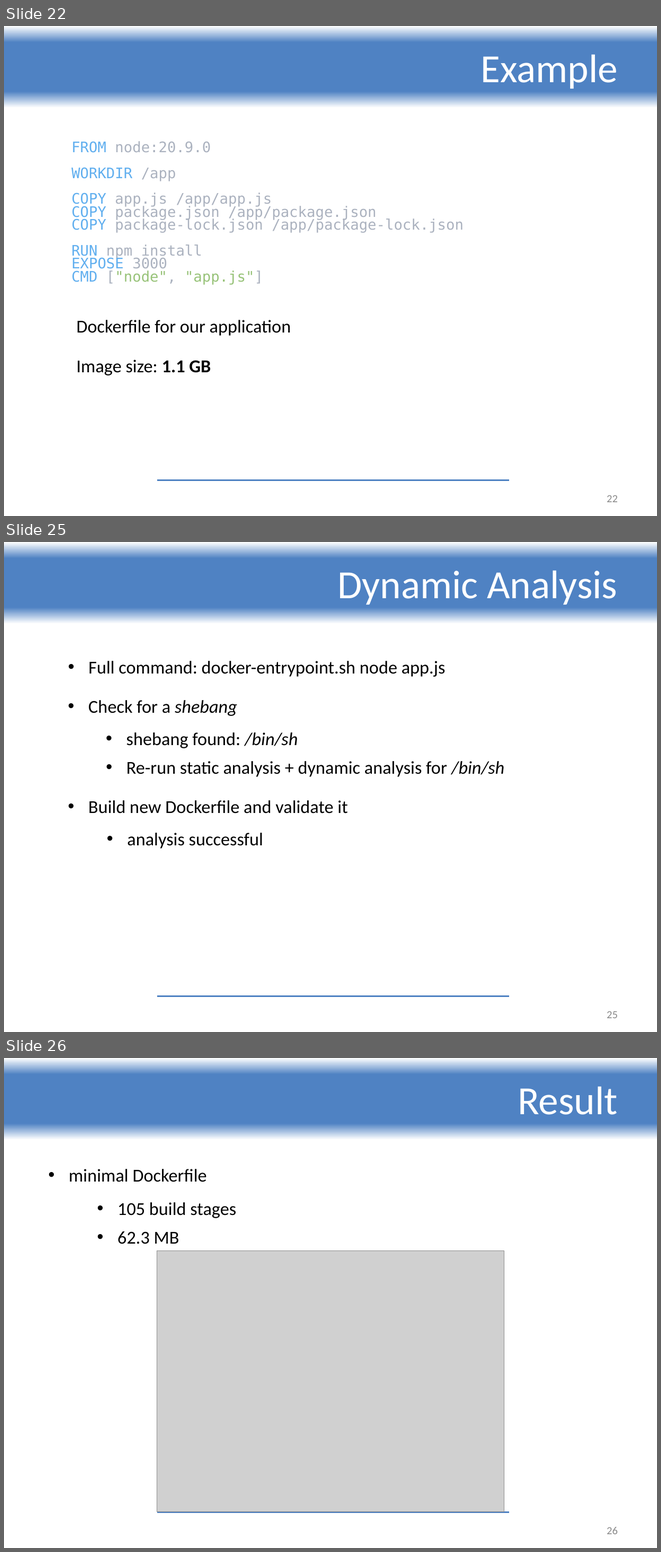
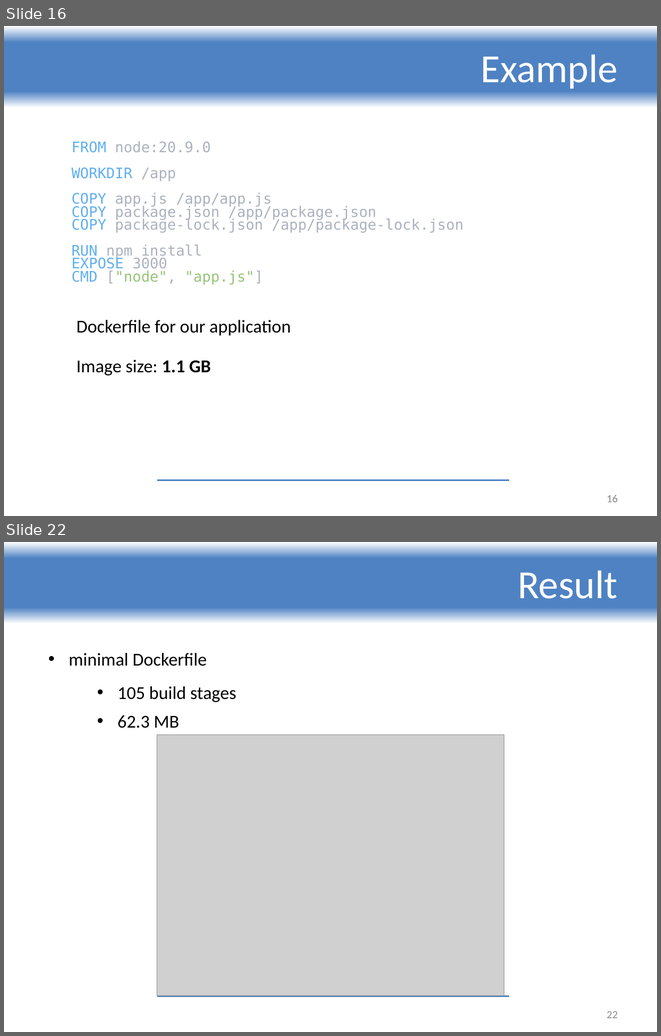
Before and after one commit to ReGeLePuMa/diploma, a slide deck: thesis/Diploma 2024-2025 - PETREA Andrei.pptx. Shown one above the other, each under a label of ours: slides 22, 25 and 26 before the commit, slides 16 and 22 after it; the slides between them are not shown. The pictures are 661x1552 and 661x1036 pixels, drawn with LibreOffice and Linux fonts; fonts in the diff are those of the drawing; grey boxes stand for pictures; background and template pictures are left out. Boxes give left, top, right and bottom in pixels: in the first picture for what was removed or moved away, otherwise in the second. Text is boxed around its words. In the diff, an @@ line names an element or a change of style, - is before the commit and + after.

```diff
--- a/thesis/Diploma 2024-2025 - PETREA Andrei.pptx
+++ b/thesis/Diploma 2024-2025 - PETREA Andrei.pptx
@@ slide 25 removed at (4, 542, 657, 1032), background #FFFFFF; not listed: 2 template elements that a slide beside it also shows @@
@@ title removed at (337, 570, 617, 605) @@
-Dynamic Analysis
@@ text removed at (88, 661, 445, 677) @@
-• Full command: docker-entrypoint.sh node app.js
@@ text removed at (88, 700, 237, 716) @@
-• Check for a shebang
@@ text removed at (126, 732, 298, 748) @@
-• shebang found: /bin/sh
@@ text removed at (126, 761, 504, 777) @@
-• Re-run static analysis + dynamic analysis for /bin/sh
@@ text removed at (88, 800, 347, 813) @@
-• Build new Dockerfile and validate it
@@ text removed at (127, 832, 263, 848) @@
-• analysis successful
@@ page number removed at (607, 1011, 618, 1018) @@
-25
@@ what was slide 22 is now slide 16 @@
@@ page number at (607, 495, 618, 502): text changed @@
-22
+16
@@ what was slide 26 is now slide 22 @@
@@ page number at (607, 1011, 618, 1018): text changed @@
-26
+22
```
Also in this commit, not shown: 5 slides changed, 4 other slides removed.
